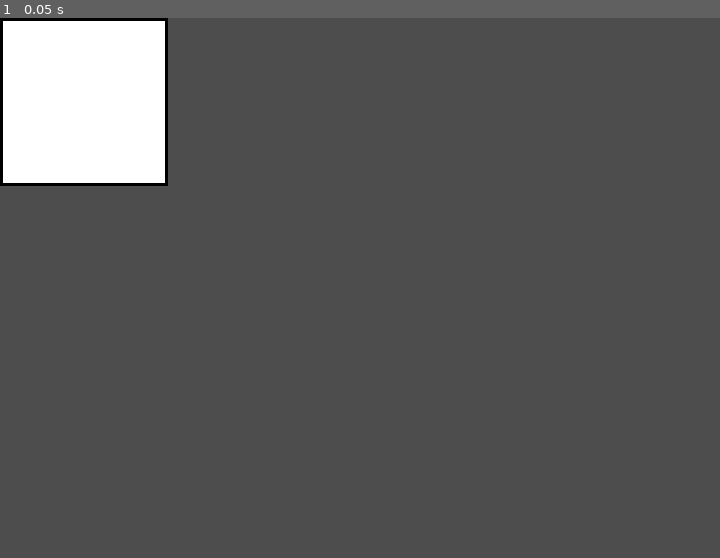
Above: before the commit, frame 1.
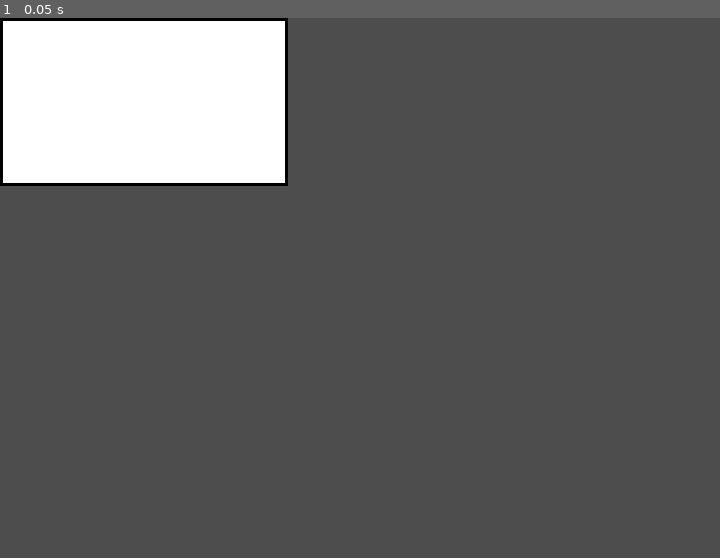
Above: after the commit, the same moment.

Repository: JESRepository/dungeon
Game: Godot game, scene res://scenes/main.tscn
Same seed, same stepped clock (60 frames per second), same inputs: the game is played once before the commit and once after it.
Inputs:
- Up to frame 1 (0.05 s): no input

The runs differ from the first frame. In frame 1, 5.3% of the frame differs, in the area x 22-40%, y 0-32%.

Commit message:
swapped exported x and y vars on maze generator to make it more intuitive

Diff:
--- a/dungeon-proto/scripts/maze_generator.gd
+++ b/dungeon-proto/scripts/maze_generator.gd
@@ -3,7 +3,7 @@
 
 signal maze_generated
 
-@export var dimensions : Vector2i = Vector2i(7, 7)
+@export var dimensions : Vector2i = Vector2i(12, 7)
 
 var x_max = dimensions.x - 1
 var y_max = dimensions.y - 1
@@ -16,17 +16,16 @@
 	_initialize_maze(dimensions)
 	_set_outer_wall()
 	maze_generated.emit()
-	print("generated")
 
 func get_maze() -> Array:
 	return maze
 
 
 func _initialize_maze(size: Vector2i):
-	for x in size.x:
+	for y in size.y:
 		maze.append([])
-		for y in size.y:
-			maze[x].append(Room.new())
+		for x in size.x:
+			maze[y].append(Room.new())
 
 
 func _set_outer_wall() -> void:
@@ -37,12 +36,12 @@
 			match y_index:
 				0:
 					y.walls.set(Room.Direction.WEST, true)
-				y_max:
+				x_max:
 					y.walls.set(Room.Direction.EAST, true)
 			match x_index:
 				0:
 					y.walls.set(Room.Direction.NORTH, true)
-				x_max:
+				y_max:
 					y.walls.set(Room.Direction.SOUTH, true)
 			y_index += 1
 		x_index += 1
--- a/dungeon-proto/scripts/test_maze.gd
+++ b/dungeon-proto/scripts/test_maze.gd
@@ -51,11 +51,10 @@
 	new_x = value % 4
 	index.x = new_x
 
-	print(str(value) + " : " + str(index))
+	#print(str(value) + " : " + str(index))
 
 	return index
 
 
 func _on_maze_generated() -> void:
-	print("received")
 	draw_maze()
